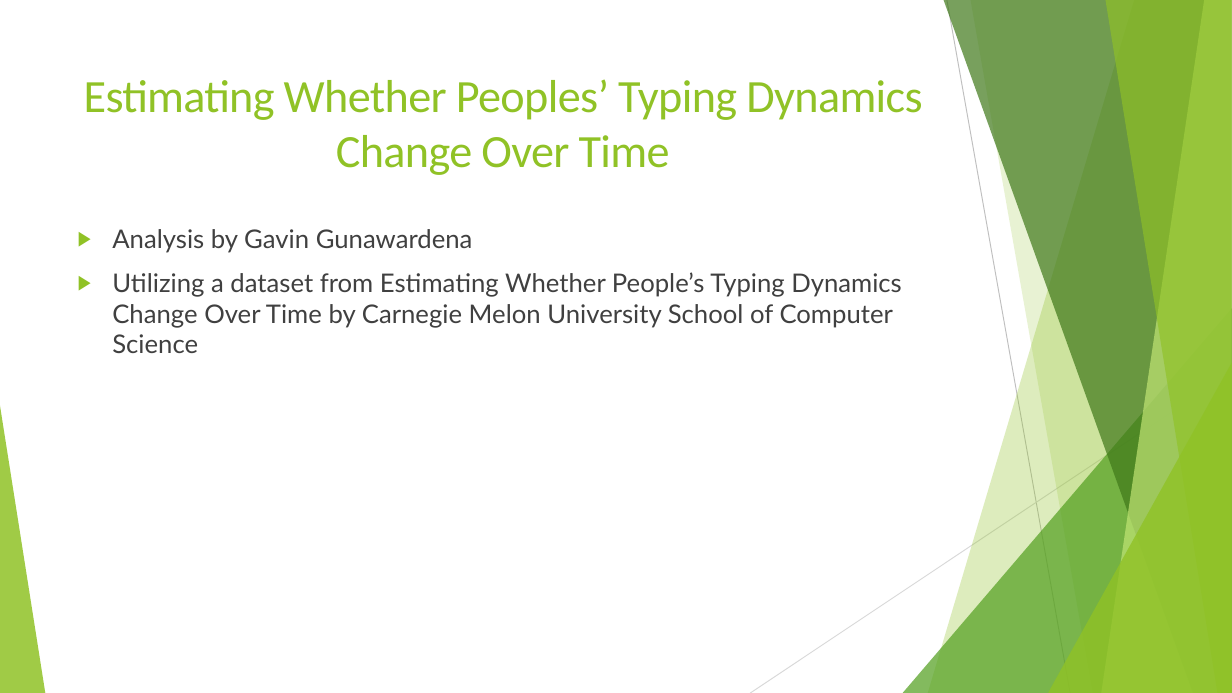
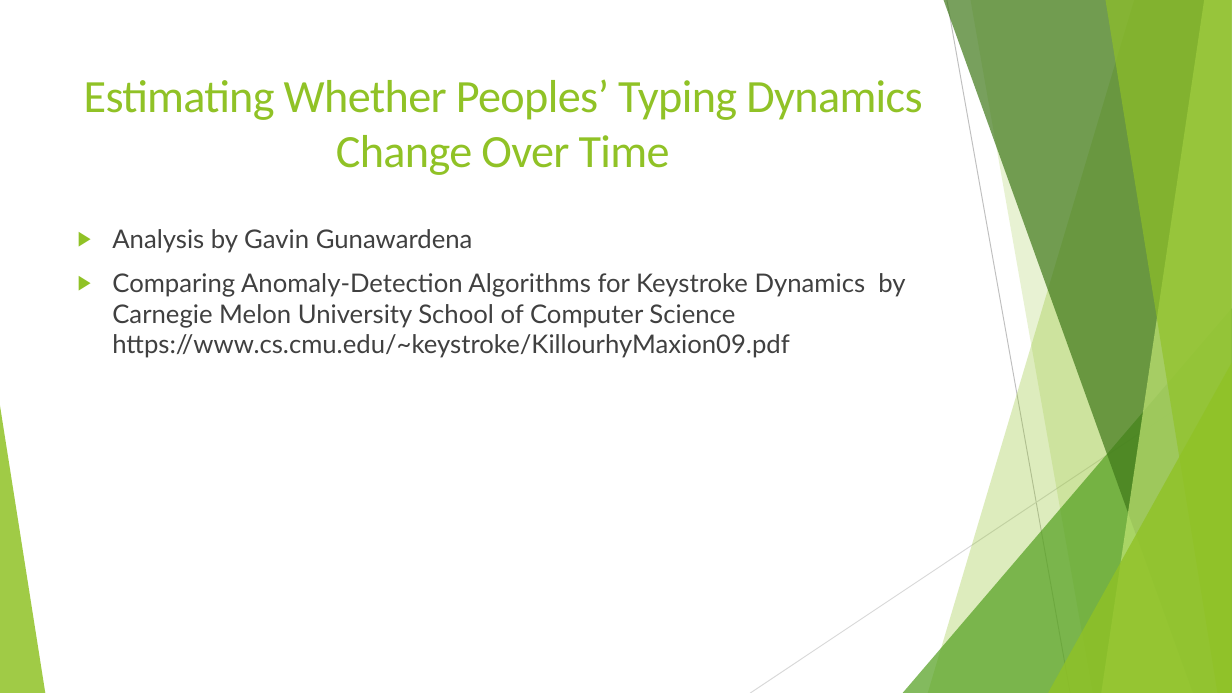
Before and after one commit to ggunaward/Analytics-Portfolio, a slide deck: slide 1 of R/STAT 601 - Applied Statistics I/Project 4 - Mixed Effects Model Analysis Typing Dynamics/Project 4 Powerpoint - Gavin Gunawardena.pptx. Drawn at 1232x693 pixels with LibreOffice and Linux fonts; fonts in the diff are those of the drawing. Boxes give left, top, right and bottom in pixels: in the first picture for what was removed or moved away, otherwise in the second. Text is boxed around its words. In the diff, an @@ line names an element or a change of style, - is before the commit and + after.

```diff
--- a/R/STAT 601 - Applied Statistics I/Project 4 - Mixed Effects Model Analysis Typing Dynamics/Project 4 Powerpoint - Gavin Gunawardena.pptx
+++ b/R/STAT 601 - Applied Statistics I/Project 4 - Mixed Effects Model Analysis Typing Dynamics/Project 4 Powerpoint - Gavin Gunawardena.pptx
@@ text at box(112, 273, 905, 358): text changed @@
-▶ Utilizing a dataset from Estimating Whether People’s Typing Dynamics Change Over Time by Carnegie Melon University School of Computer Science
+▶ Comparing Anomaly-Detection Algorithms for Keystroke Dynamics by Carnegie Melon University School of Computer Science https://www.cs.cmu.edu/~keystroke/KillourhyMaxion09.pdf
```
Also in this commit, not shown: 1 other slide changed, 2 other files.
